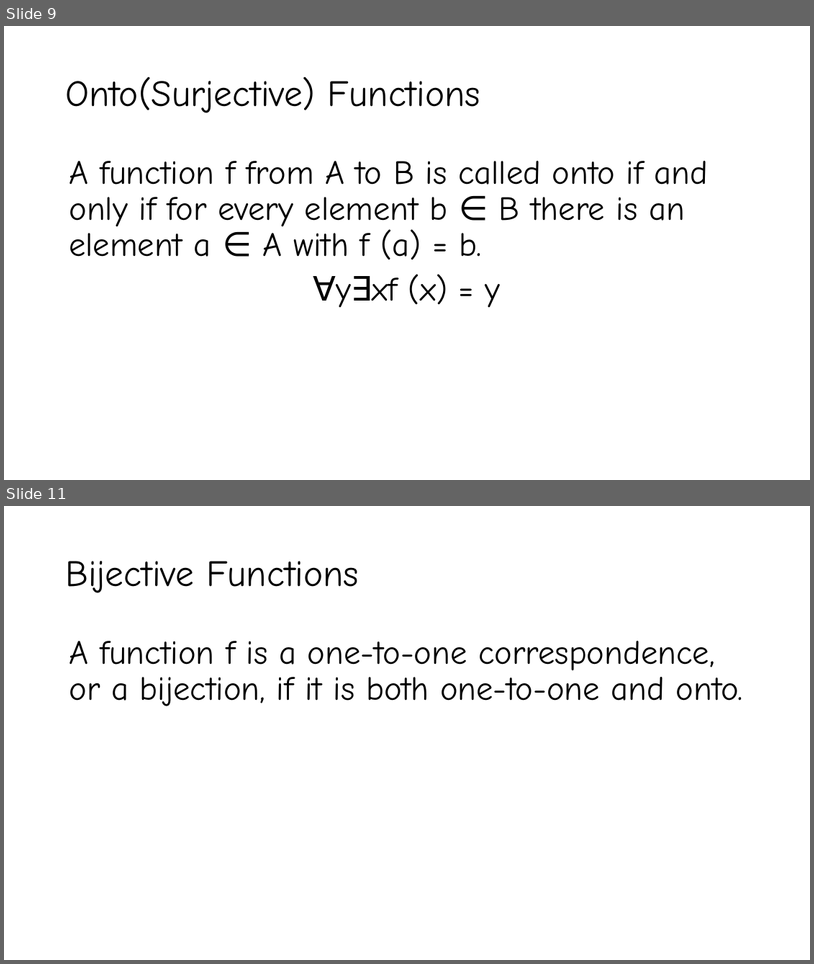
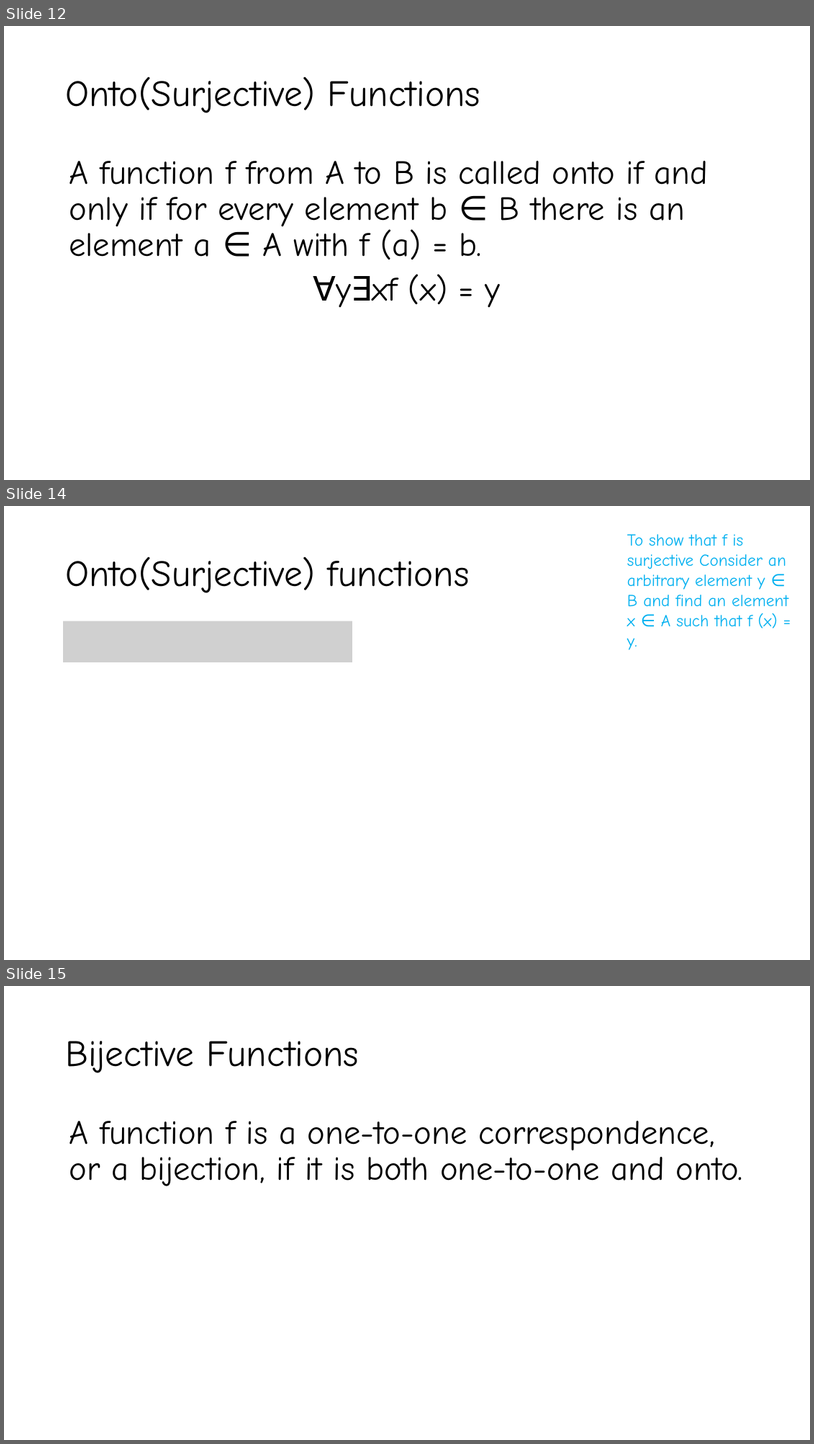
Before and after one commit to YeasirRayhanPrince/yeasirrayhanprince.github.io, a slide deck: cse106/slides/Lecture5.pptx. Shown one above the other, each under a label of ours: slides 9 and 11 before the commit, slides 12, 14 and 15 after it; the slides between them are not shown. The pictures are 814x964 and 814x1444 pixels, drawn with LibreOffice and Linux fonts; fonts in the diff are those of the drawing; grey boxes stand for pictures. Boxes give left, top, right and bottom in pixels: in the first picture for what was removed or moved away, otherwise in the second. Text is boxed around its words. In the diff, an @@ line names an element or a change of style, - is before the commit and + after.

```diff
--- a/cse106/slides/Lecture5.pptx
+++ b/cse106/slides/Lecture5.pptx
@@ slide 14 added at (4,506,810,960), background #FFFFFF @@
@@ text added at (628,534,789,650), 20 pt, text #00B0F0 @@
+To show that f is surjective Consider an arbitrary element y ∈ B and find an element x ∈ A such that f (x) = y.
@@ title added at (65,557,470,593), 44 pt, text #000000 @@
+Onto(Surjective) functions
@@ picture added at (63,621,352,662) @@
@@ what was slide 9 is now slide 12 @@
@@ what was slide 11 is now slide 15 @@
```
Also in this commit, not shown: 7 slides changed, 4 other slides added, 1 slide removed, 6 other files.
